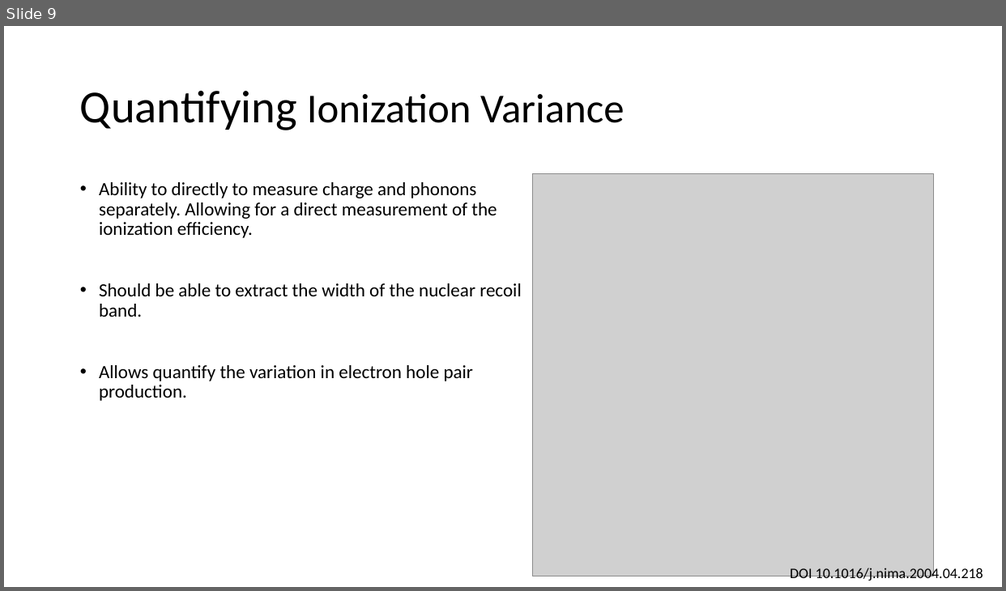
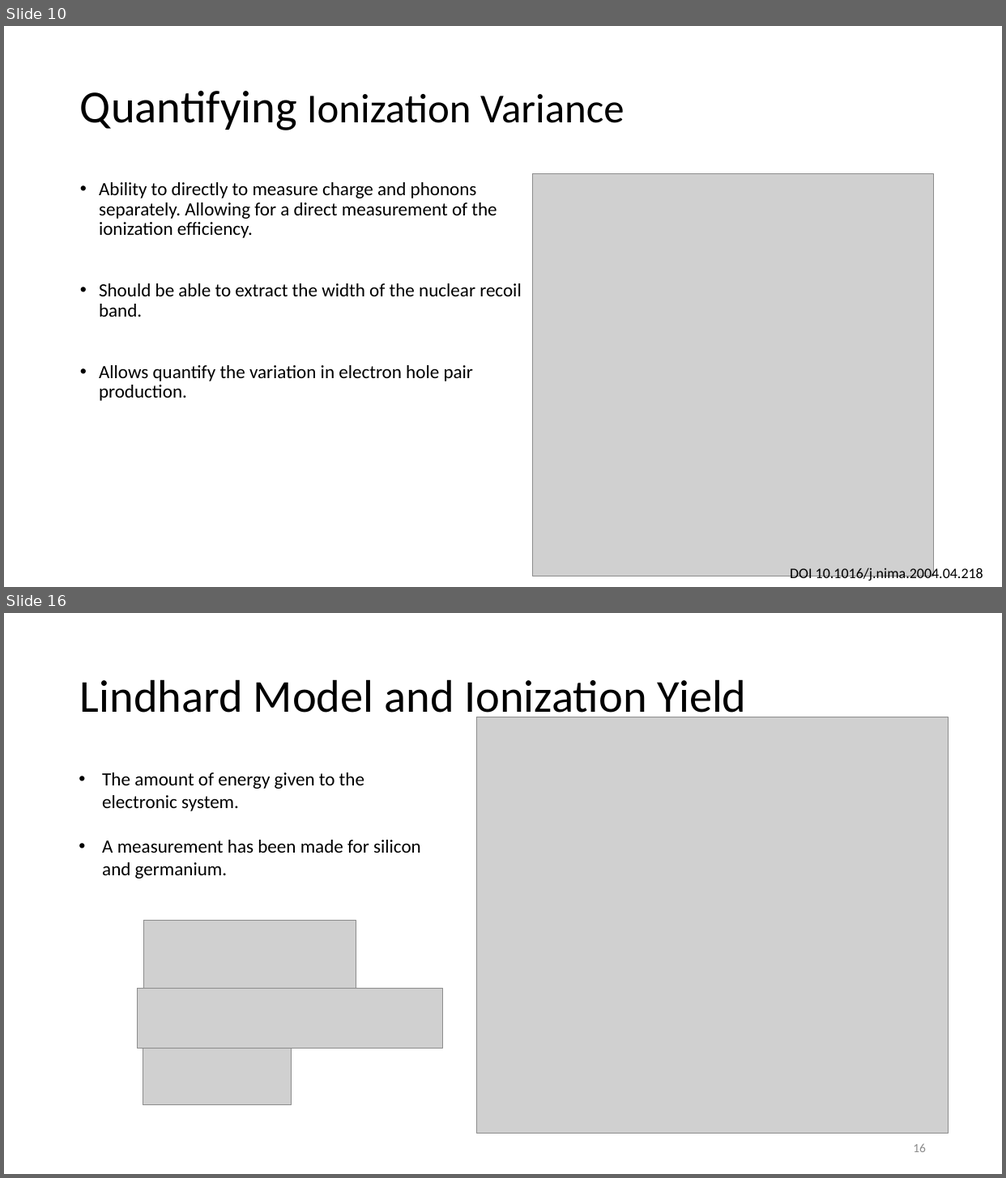
Before and after one commit to villaa/nrFano_Constraint, a slide deck: Mitch_Hawaii_talk. .pptx. Shown one above the other, each under a label of ours: slide 9 before the commit, slides 10 and 16 after it; the slides between them are not shown. The pictures are 1006x591 and 1006x1178 pixels, drawn with LibreOffice and Linux fonts; fonts in the diff are those of the drawing; grey boxes stand for pictures. Boxes give left, top, right and bottom in pixels: in the first picture for what was removed or moved away, otherwise in the second. Text is boxed around its words. In the diff, an @@ line names an element or a change of style, - is before the commit and + after.

```diff
--- a/Mitch_Hawaii_talk. .pptx
+++ b/Mitch_Hawaii_talk. .pptx
@@ slide 16 added at (4,613,1002,1174), background #FFFFFF @@
@@ title added at (80,679,746,722), 44 pt, text #000000 @@
+Lindhard Model and Ionization Yield
@@ picture added at (477,717,948,1133) @@
@@ text added at (102,773,421,879), 18 pt, text #000000 @@
+• The amount of energy given to the electronic system.
+• A measurement has been made for silicon and germanium.
@@ picture added at (144,921,356,993) @@
@@ picture added at (138,989,443,1048) @@
@@ picture added at (143,1045,291,1105) @@
@@ page number added at (913,1144,926,1152), 12 pt, text #8C8C8C @@
+16
@@ what was slide 9 is now slide 10 @@
```
Also in this commit, not shown: 5 slides changed, 10 other slides added, 1 slide removed, 16 other files.
